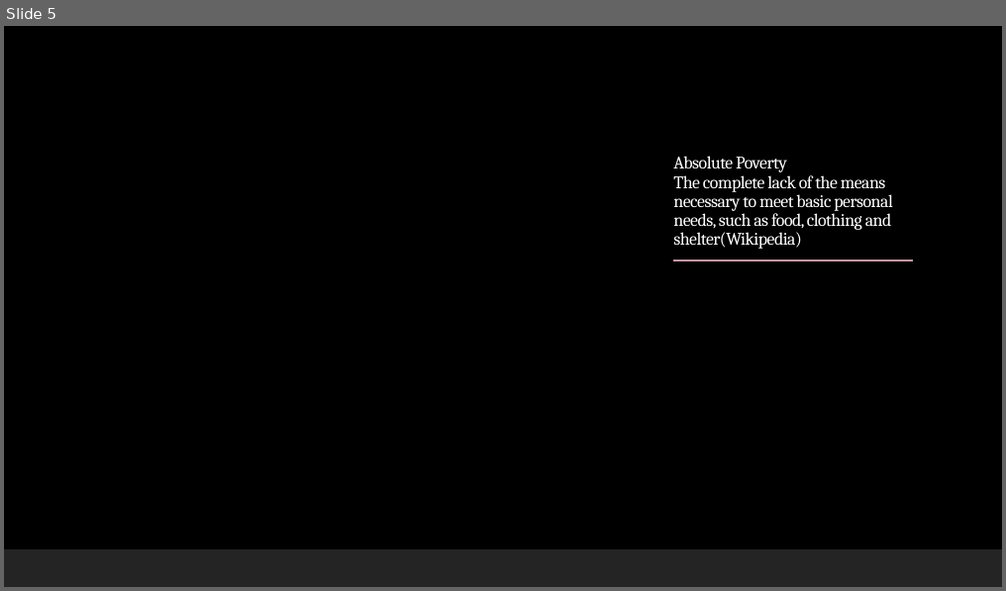
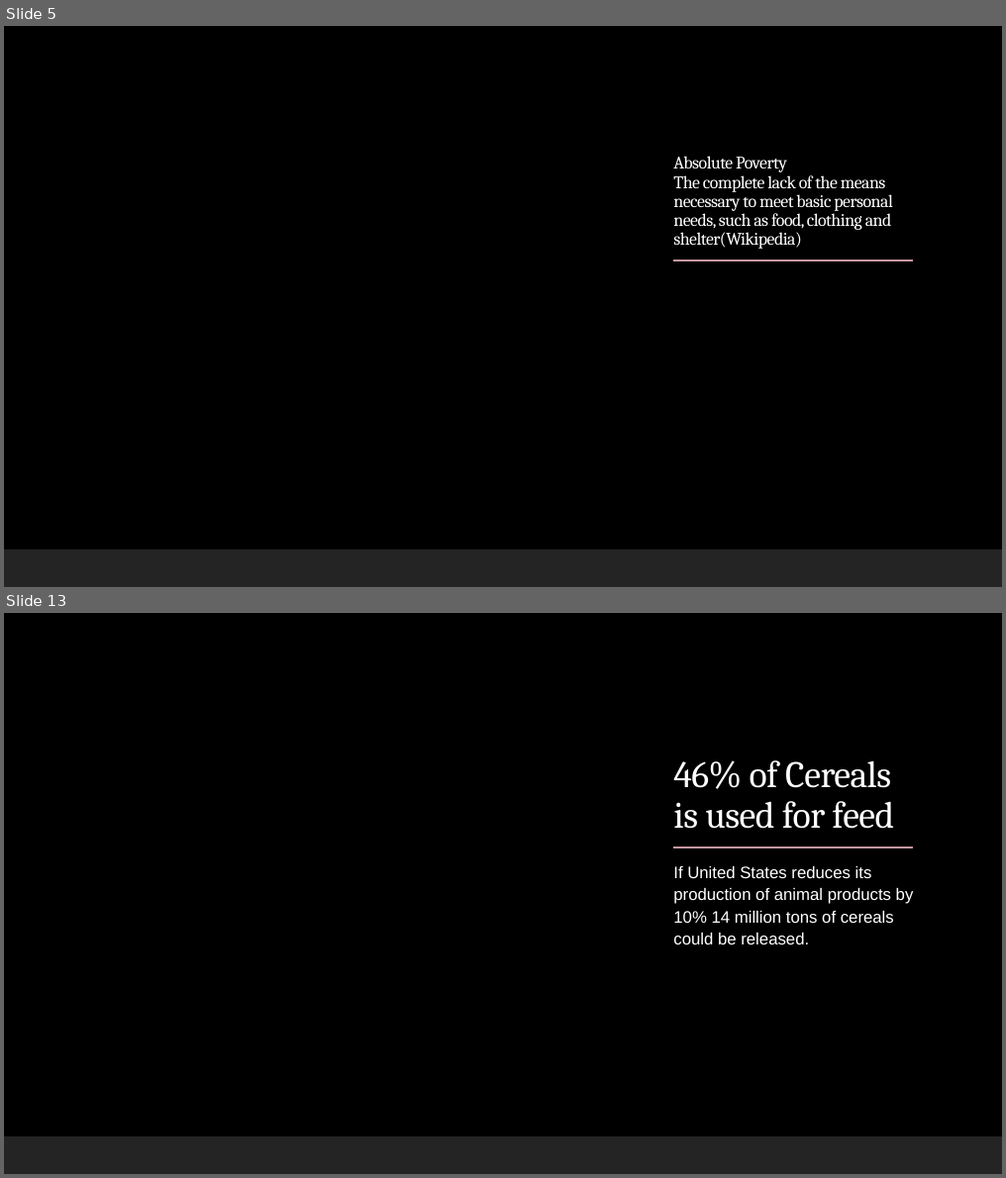
Before and after one commit to furawa/OC_data_analyst_projects, a slide deck: 01_public_health_study/public_health_study_presentation.pptx. Shown one above the other, each under a label of ours: slide 5 before the commit, slides 5 and 13 after it; the slides between them are not shown. The pictures are 1006x591 and 1006x1178 pixels, drawn with LibreOffice and Linux fonts; fonts in the diff are those of the drawing; background and template pictures are left out. Boxes give left, top, right and bottom in pixels: in the first picture for what was removed or moved away, otherwise in the second. Text is boxed around its words. In the diff, an @@ line names an element or a change of style, - is before the commit and + after.

```diff
--- a/01_public_health_study/public_health_study_presentation.pptx
+++ b/01_public_health_study/public_health_study_presentation.pptx
@@ slide 13 added at <box>4,613,1002,1174</box>, background picture (left out); not listed: 1 template element that a slide beside it also shows @@
@@ rectangle added at <box>4,613,1002,1174</box>, fill #000000 @@
@@ rectangle added at <box>647,714,944,1070</box>, fill #000000 at 79% opacity @@
@@ title added at <box>673,761,894,829</box>, 36 pt, text #FFFFFF @@
+46% of Cereals is used for feed
@@ line added from (673, 848) to (913, 848), #C696A1 1.5 pt @@
@@ text added at <box>673,866,914,945</box>, 16 pt, text #FFFFFF @@
+  If United States reduces its production of animal products by 10% 14 million tons of cereals could be released.
@@ rectangle added at <box>4,1137,1002,1174</box>, fill #262626 at 95% opacity @@
```
Also in this commit, not shown: 2 slides changed, 19 other slides added, 3 other files.
